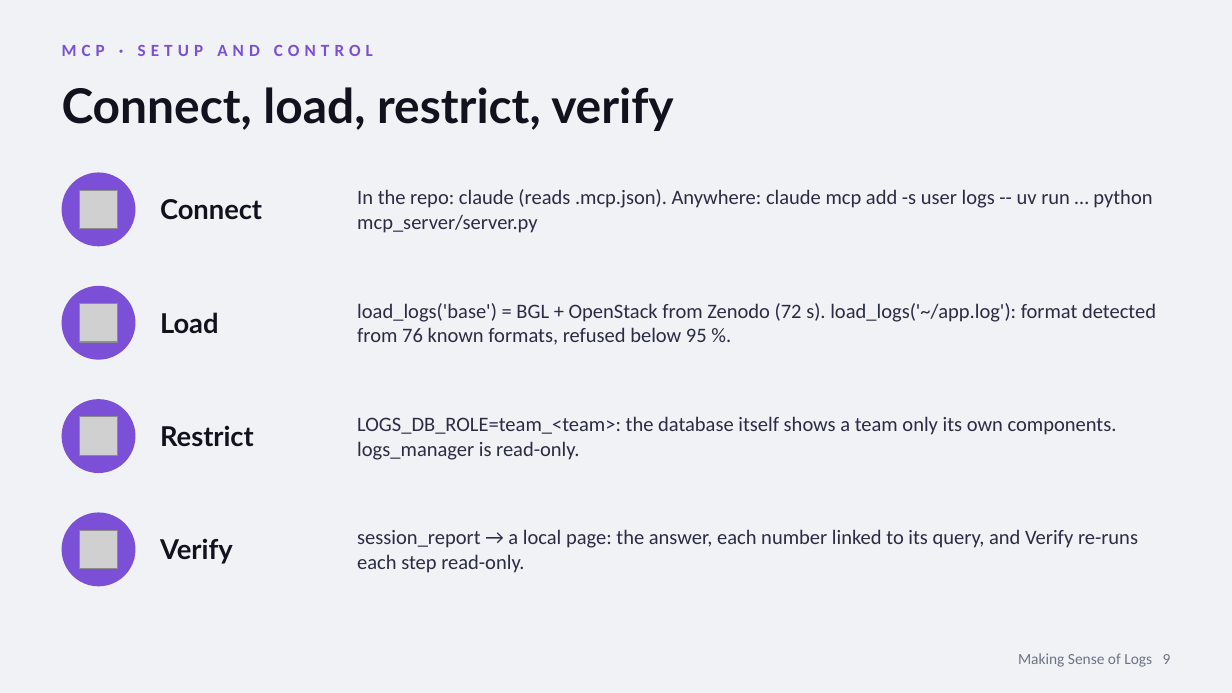
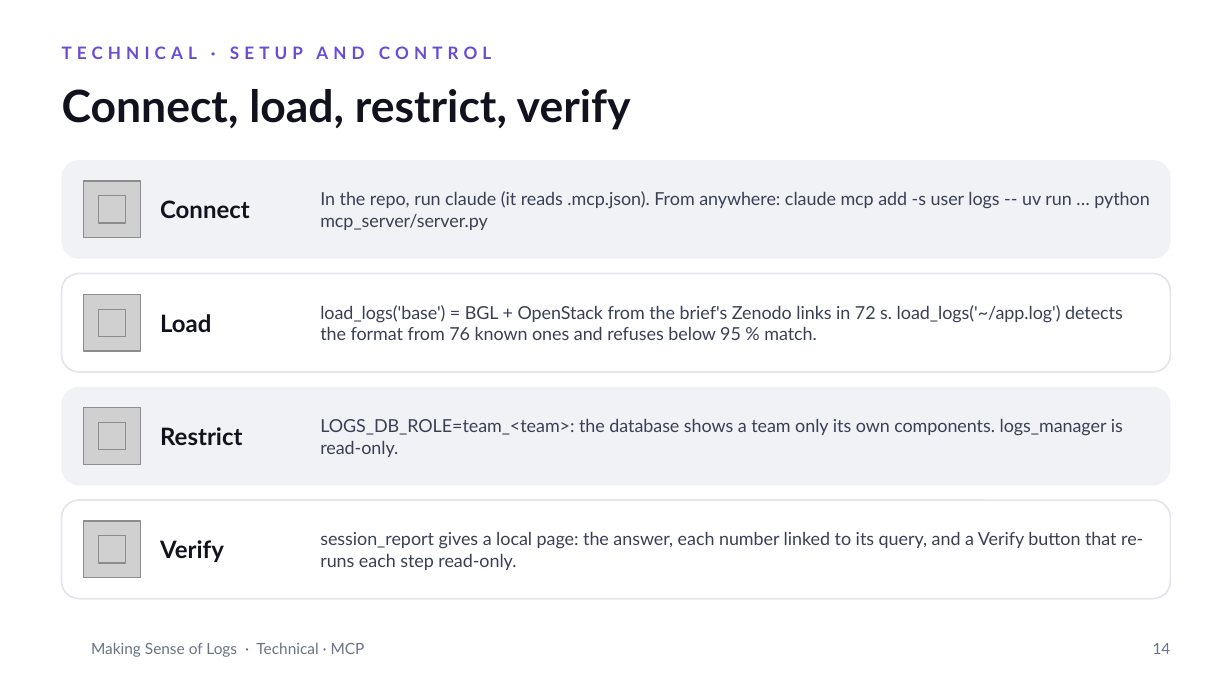
Before and after one commit to aircode610/making-sense-of-logs-schubki-ai-hackathon, a slide deck: slide 14 of docs/slides/making-sense-of-logs.pptx (slide 9 before the commit). Drawn at 1232x693 pixels with LibreOffice and Linux fonts; fonts in the diff are those of the drawing; grey boxes stand for pictures; background and template pictures are left out. Boxes give left, top, right and bottom in pixels: in the first picture for what was removed or moved away, otherwise in the second. Text is boxed around its words. In the diff, an @@ line names an element or a change of style, - is before the commit and + after.

```diff
--- a/docs/slides/making-sense-of-logs.pptx
+++ b/docs/slides/making-sense-of-logs.pptx
@@ background #F0F2F5 to #FFFFFF @@
@@ text at (62,46,491,59): text changed; font Calibri to Lato; text colour #7B4FD6 to #6A4BD8 @@
-MCP · SETUP AND CONTROL
+TECHNICAL · SETUP AND CONTROL
@@ text "Connect, load, restrict, verify" at (62,89,631,130): size 28 to 26 pt @@
@@ ellipse removed at (62,172,136,246) @@
@@ rounded rectangle added at (62,160,1170,259), fill #F0F2F5 @@
@@ picture added at (84,181,140,238) @@
@@ picture: place and size @@
-picture at (79,190,117,228)
+picture at (99,196,126,223)
@@ text at (320,191,1149,230): text changed; size 12 to 10.5 pt; font Calibri to Lato; text colour #2A2C44 to #3A3F55 @@
-In the repo: claude (reads .mcp.json). Anywhere: claude mcp add -s user logs -- uv run … python mcp_server/server.py
+In the repo, run claude (it reads .mcp.json). From anywhere: claude mcp add -s user logs -- uv run … python mcp_server/server.py
@@ ellipse removed at (62,286,136,360) @@
@@ rounded rectangle added at (62,274,1170,372), fill #FFFFFF, outline #E3E6EC 1 pt @@
@@ picture added at (84,294,140,351) @@
@@ picture: place and size @@
-picture at (79,303,117,341)
+picture at (99,309,126,336)
@@ text at (320,305,1123,340): text changed; size 12 to 10.5 pt; font Calibri to Lato; text colour #2A2C44 to #3A3F55 @@
-load_logs('base') = BGL + OpenStack from Zenodo (72 s). load_logs('~/app.log'): format detected from 76 known formats, refused below 95 %.
+load_logs('base') = BGL + OpenStack from the brief's Zenodo links in 72 s. load_logs('~/app.log') detects the format from 76 known ones and refuses below 95 % match.
@@ rounded rectangle added at (62,387,1170,485), fill #F0F2F5 @@
@@ size 16 to 14 pt in 4 elements at (160,200,250,218), (160,540,224,562), (160,314,211,332), (160,427,242,445) @@
@@ ellipse removed at (62,399,136,473) @@
@@ picture removed at (79,416,117,455) @@
@@ picture added at (84,408,140,464) @@
@@ text at (320,419,1123,457): text changed; size 12 to 10.5 pt; font Calibri to Lato; text colour #2A2C44 to #3A3F55 @@
-LOGS_DB_ROLE=team_<team>: the database itself shows a team only its own components. logs_manager is read-only.
+LOGS_DB_ROLE=team_<team>: the database shows a team only its own components. logs_manager is read-only.
@@ picture added at (99,423,126,450) @@
@@ rounded rectangle added at (62,500,1170,599), fill #FFFFFF, outline #E3E6EC 1 pt @@
@@ ellipse removed at (62,513,136,586) @@
@@ picture added at (84,521,140,578) @@
@@ picture: place and size @@
-picture at (79,530,117,568)
+picture at (99,536,126,563)
@@ text at (320,531,1143,570): text changed; size 12 to 10.5 pt; font Calibri to Lato; text colour #2A2C44 to #3A3F55 @@
-session_report → a local page: the answer, each number linked to its query, and Verify re-runs each step read-only.
+session_report gives a local page: the answer, each number linked to its query, and a Verify button that re-runs each step read-only.
@@ text at (91,642,365,657): text changed; font Calibri to Lato @@
-Making Sense of Logs 9
+Making Sense of Logs · Technical · MCP
@@ text added at (1153,643,1171,654), 9 pt, text #6B7386 @@
+14
```
Also in this commit, not shown: 9 other slides changed, 8 slides added, 4 slides removed, 4 other files.
